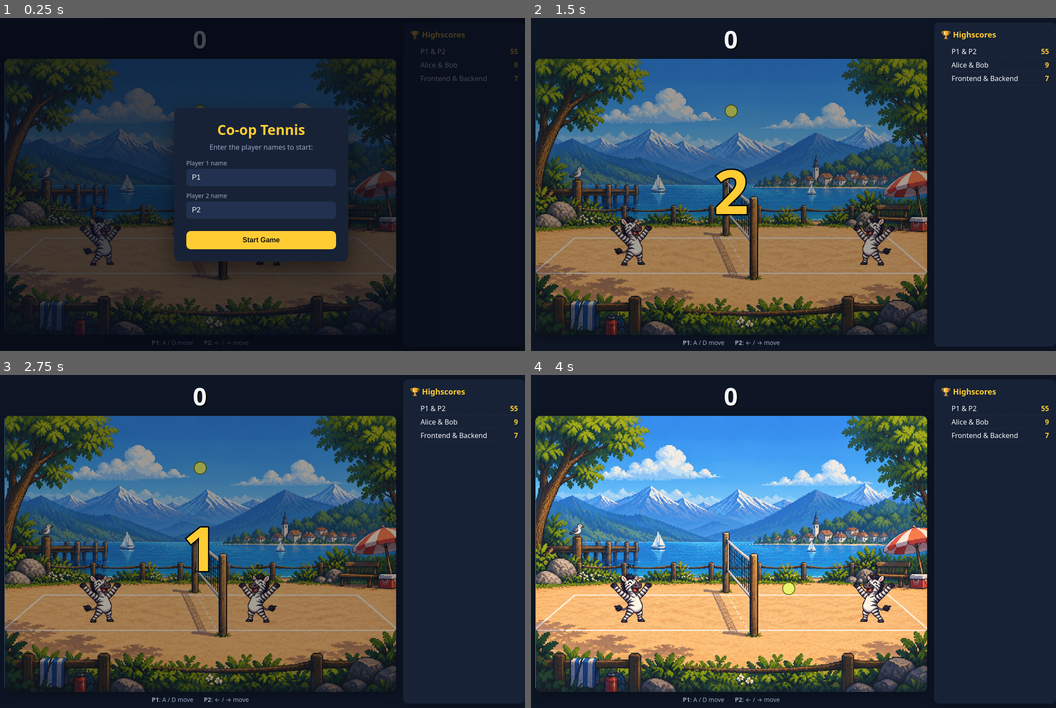
Above: before the commit, frames 1-4 (two rows, left to right).
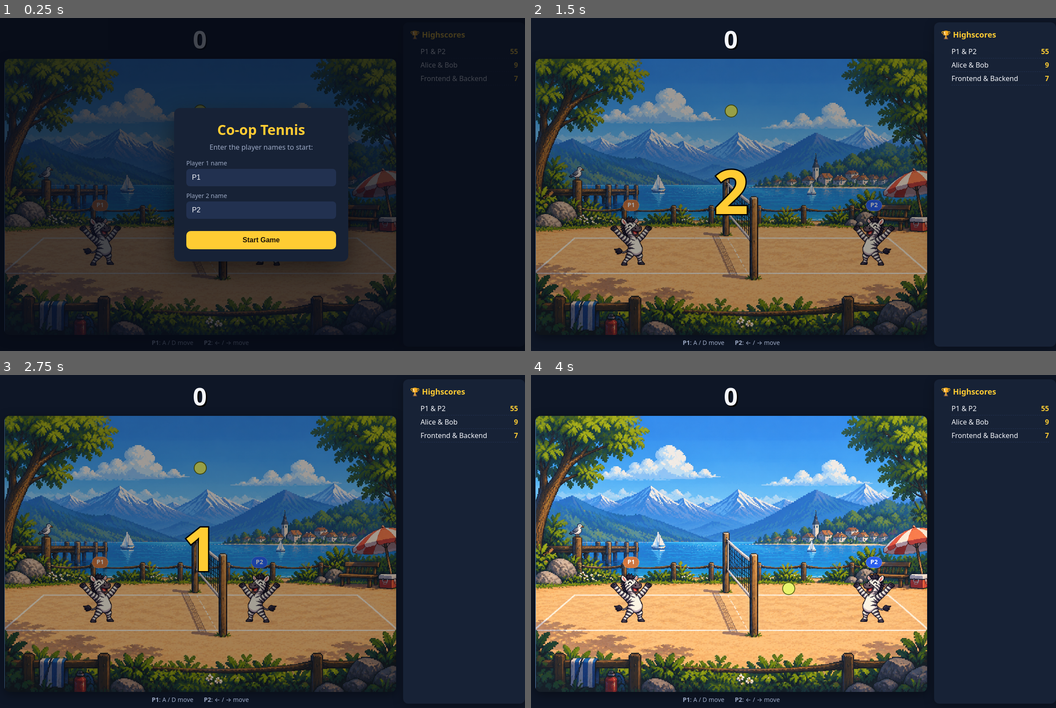
Above: after the commit, the same moments.

Repository: jobcloud/future-day-frontend-vs-backend-game
Game: browser game, page index.html
The game is run twice, just before and just after one commit, with the same random seed, the same clock (stepped at 60 frames per second) and the same inputs.
Inputs:
- Up to frame 1 (0.25 s): no input
- Up to frame 2 (1.5 s): click "Start Game" at 0.27 s; hold Right from 1.03 s (still down)
- Up to frame 3 (2.75 s): release Right at 1.53 s; hold Down 1.58-1.85 s; hold Left 1.9-2.47 s; hold Up from 2.52 s (still down)
- Up to frame 4 (4 s): release Up at 2.82 s; hold Right 2.87-3.53 s; hold Up 3.58-3.82 s; hold Left from 3.87 s (still down)

The runs differ from the first frame. In frame 1, less than 0.1% of the frame differs, in the area x 17-21%, y 54-59%; in frame 2, 0.2%; in frame 3, 0.2%; in frame 4, 0.2%, in the area x 17-67%, y 54-59%.

Commit message:
readme

Diff:
--- a/src/render.js
+++ b/src/render.js
@@ -60,6 +60,17 @@
     return;
   }
   spriteReadyCallbacks.push(callback);
+}
+
+function drawRoundedRectPath(ctx, x, y, width, height, radius) {
+  const r = Math.min(radius, width / 2, height / 2);
+  ctx.beginPath();
+  ctx.moveTo(x + r, y);
+  ctx.arcTo(x + width, y, x + width, y + height, r);
+  ctx.arcTo(x + width, y + height, x, y + height, r);
+  ctx.arcTo(x, y + height, x, y, r);
+  ctx.arcTo(x, y, x + width, y, r);
+  ctx.closePath();
 }
 
 ladeErstesBild(
@@ -144,10 +155,28 @@
   ctx.stroke();
 
   // Player name labels
-  ctx.fillStyle = "#0e1626";
   ctx.font = "bold 14px system-ui, sans-serif";
-  ctx.textAlign = "center";
+  ctx.textAlign = "left";
+  ctx.textBaseline = "middle";
   for (const p of players) {
-    ctx.fillText(p.name, p.x + p.width / 2, p.y - 8);
+    const labelText = p.name;
+    const textWidth = ctx.measureText(labelText).width;
+    const padX = 10;
+    const pillHeight = 26;
+    const pillWidth = textWidth + padX * 2;
+    const pillX = p.x + p.width / 2 - pillWidth / 2;
+    const pillY = p.y - pillHeight - 10;
+
+    ctx.fillStyle =
+      p.seite === "links" ? "rgba(224,122,58,0.92)" : "rgba(41,98,255,0.92)";
+    drawRoundedRectPath(ctx, pillX, pillY, pillWidth, pillHeight, 13);
+    ctx.fill();
+
+    ctx.strokeStyle = "rgba(255,255,255,0.35)";
+    ctx.lineWidth = 1;
+    ctx.stroke();
+
+    ctx.fillStyle = "#ffffff";
+    ctx.fillText(labelText, pillX + padX, pillY + pillHeight / 2);
   }
 }
Binary file added: preview.gif
